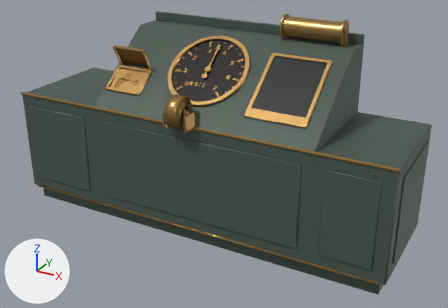
Two versions of the glTF model game/assets/models/master_desk.glb, one commit apart.
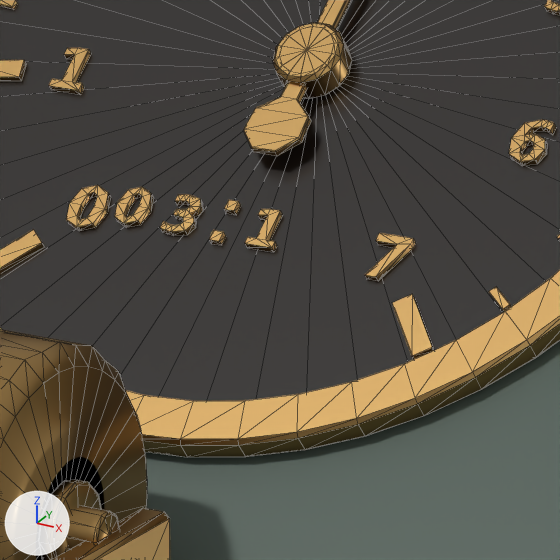
Old and new are each drawn whole from a camera (50 mm lens) standing at (2.253, -3.927, 2.545) and looking at (0.146, -0.098, 0.63) and again close up on the part from 40% to 52% of the width and 21% to 38% of the height. Arrows for +X, +Y and +Z are at lower left; the lights stay in place. The last two pictures show the newer version. The close-ups show mesh edges as thin lines. Vertices at exactly the same position are counted once.

In view in the first close-up: 'IA_scrub', 'chrono_hand', 'master_desk'.
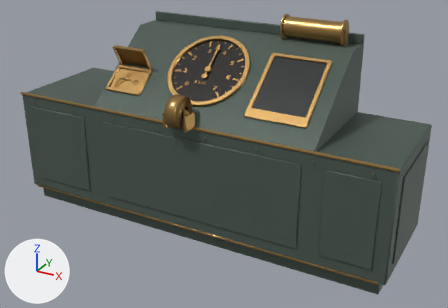
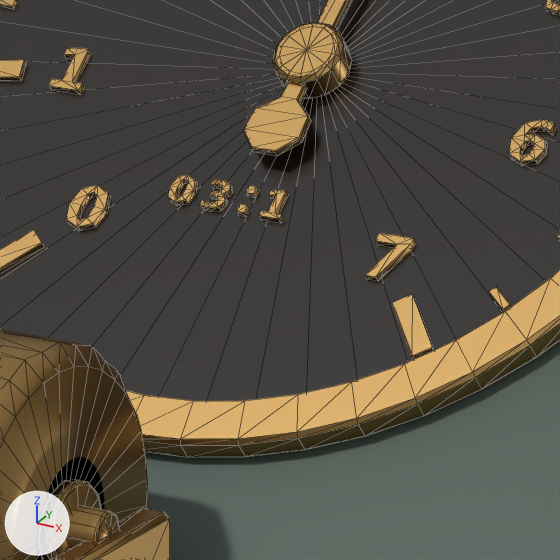
Where the change shows, as pixel boxes (x1, y1, x2, y2) in the close-ups (560 x 560 px; the box of a moved part takes in the faces that stretch with it):
part 1 of me_master_desk, moved or reshaped
    before: (115, 187, 154, 228)
    after: (168, 174, 198, 206)
part 2 of me_master_desk, moved or reshaped
    before: (160, 194, 203, 236)
    after: (200, 180, 232, 212)
part 3 of me_master_desk, moved or reshaped
    before: (224, 200, 241, 215)
    after: (246, 186, 259, 198)
part 4 of me_master_desk, moved or reshaped
    before: (209, 230, 226, 245)
    after: (237, 204, 250, 217)
part 5 of me_master_desk, moved or reshaped
    before: (245, 209, 282, 252)
    after: (259, 190, 288, 223)

The change in detail:
me_master_desk has 2086 vertices, 3896 faces and spans x -1.56..1.56, y -0.55..0.45, z 0.0..1.65.
me_master_desk is used by ob_master_desk; location (0.0, 0.0, 0.0).
me_master_desk part 1: the loose piece of 32 vertices spanning x -0.1..-0.07, y -0.19..-0.16, z 1.17..1.19 is moved by (0.03, 0.02, 0.01).
me_master_desk part 2: the loose piece of 58 vertices spanning x -0.06..-0.03, y -0.19..-0.16, z 1.17..1.19 is moved by (0.02, 0.02, 0.01).
me_master_desk part 3: the loose piece of 8 vertices spanning x -0.02..-0.01, y -0.17..-0.16, z 1.18..1.19 is moved by (0.01, 0.01, 0.01).
me_master_desk part 4: the loose piece of 8 vertices spanning x -0.02..-0.01, y -0.19..-0.18, z 1.17..1.18 is moved by (0.01, 0.02, 0.02).
me_master_desk part 5: the loose piece of 22 vertices spanning x 0.01..0.03, y -0.19..-0.16, z 1.17..1.19 is moved by (0.0, 0.02, 0.01).
